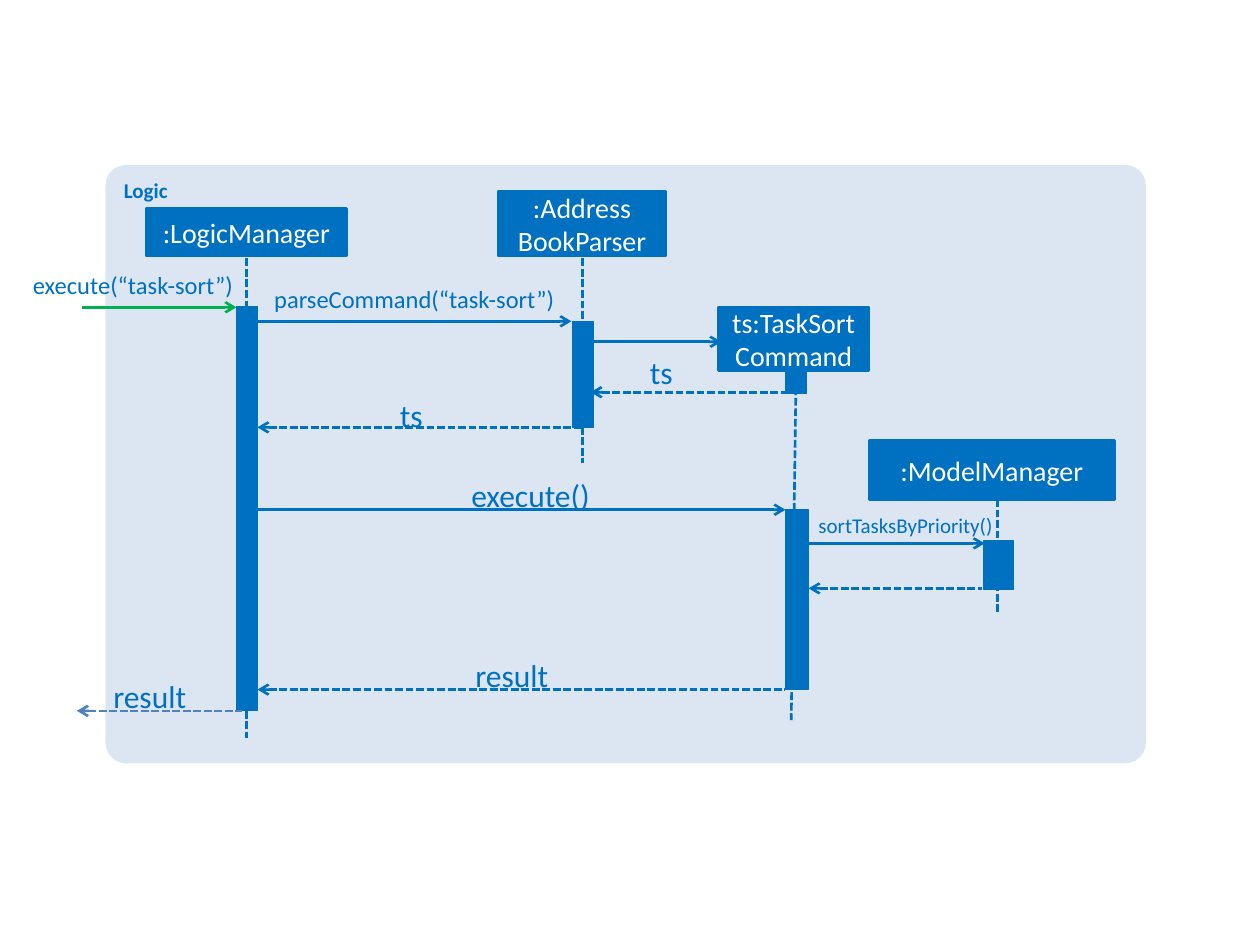
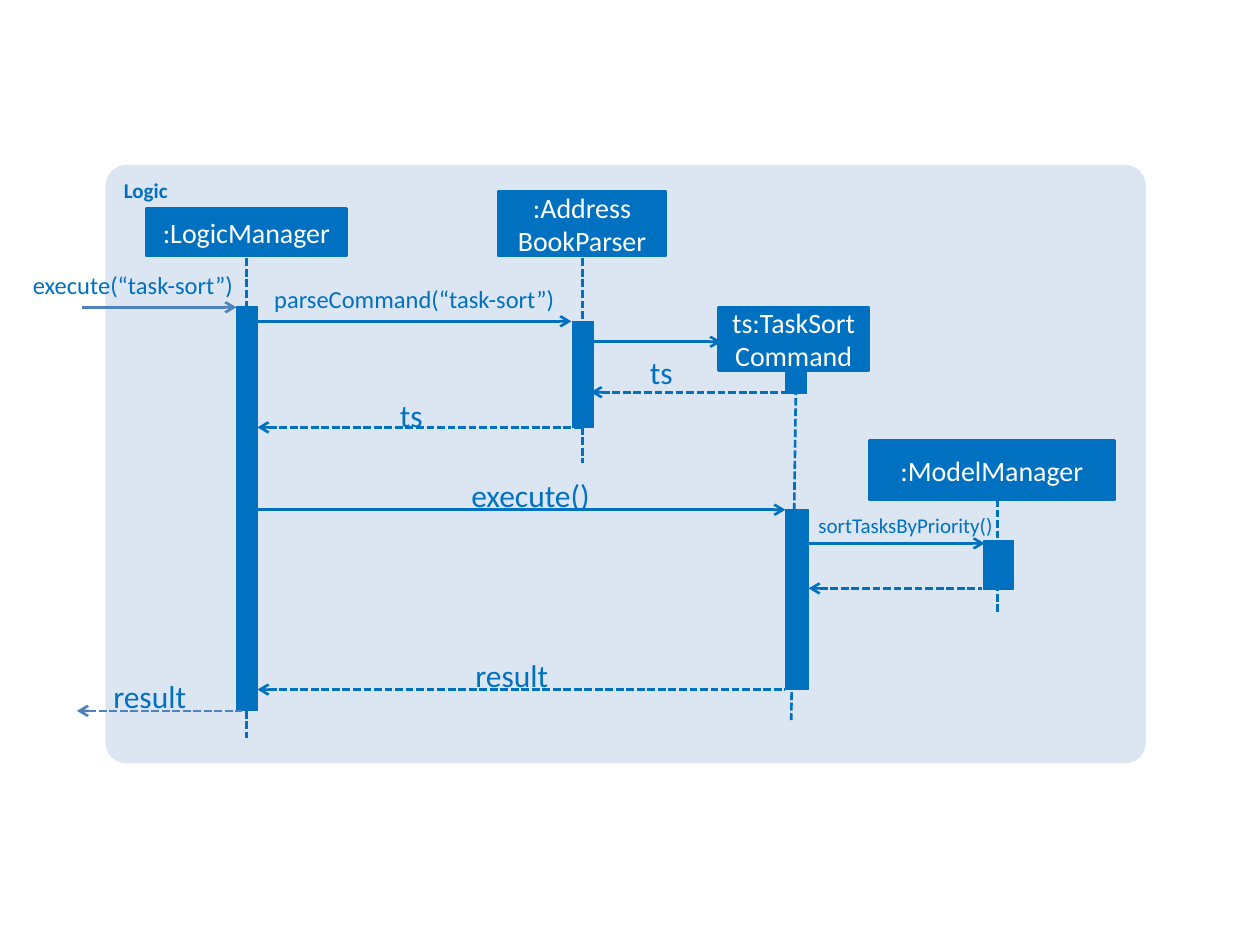
Before and after one commit to x3tsunayh/main, a slide deck: slide 1 of docs/diagrams/TaskSortSequenceDiagram.pptx. Drawn at 1260x945 pixels with LibreOffice and Linux fonts; fonts in the diff are those of the drawing. Boxes give left, top, right and bottom in pixels: in the first picture for what was removed or moved away, otherwise in the second. Text is boxed around its words. In the diff, an @@ line names an element or a change of style, - is before the commit and + after.

```diff
--- a/docs/diagrams/TaskSortSequenceDiagram.pptx
+++ b/docs/diagrams/TaskSortSequenceDiagram.pptx
@@ arrow (82, 307) - (237, 307): stroke #00B050 1.5 pt to #4F81BD 1.5 pt @@
```
Also in this commit, not shown: 14 other files.
